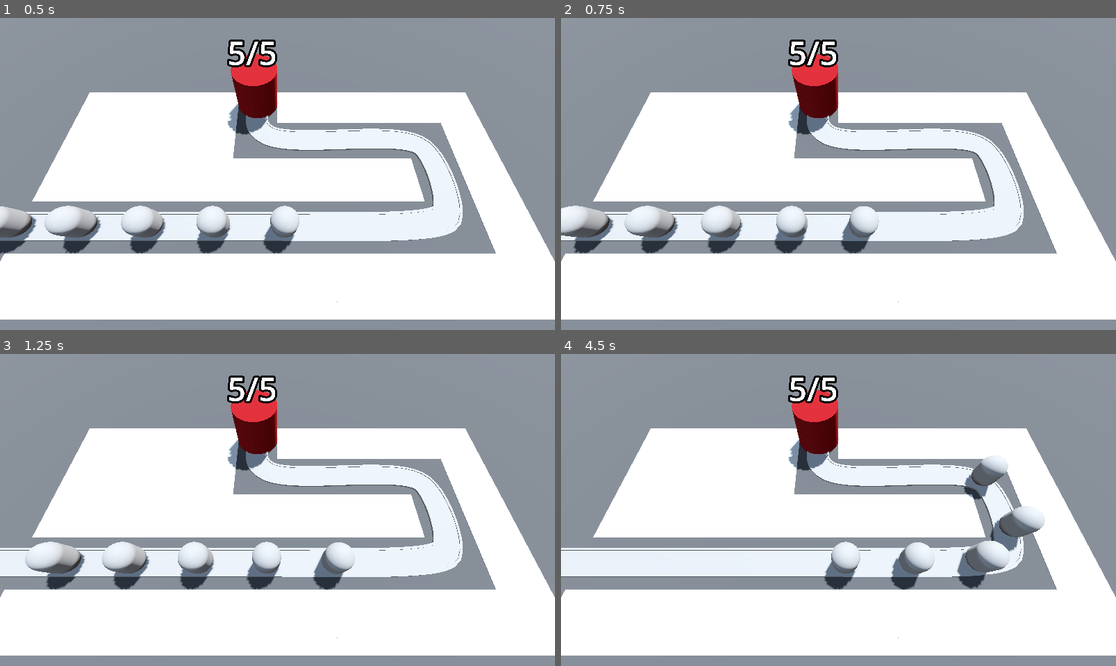
Above: before the commit, frames 1-4 (two rows, left to right).
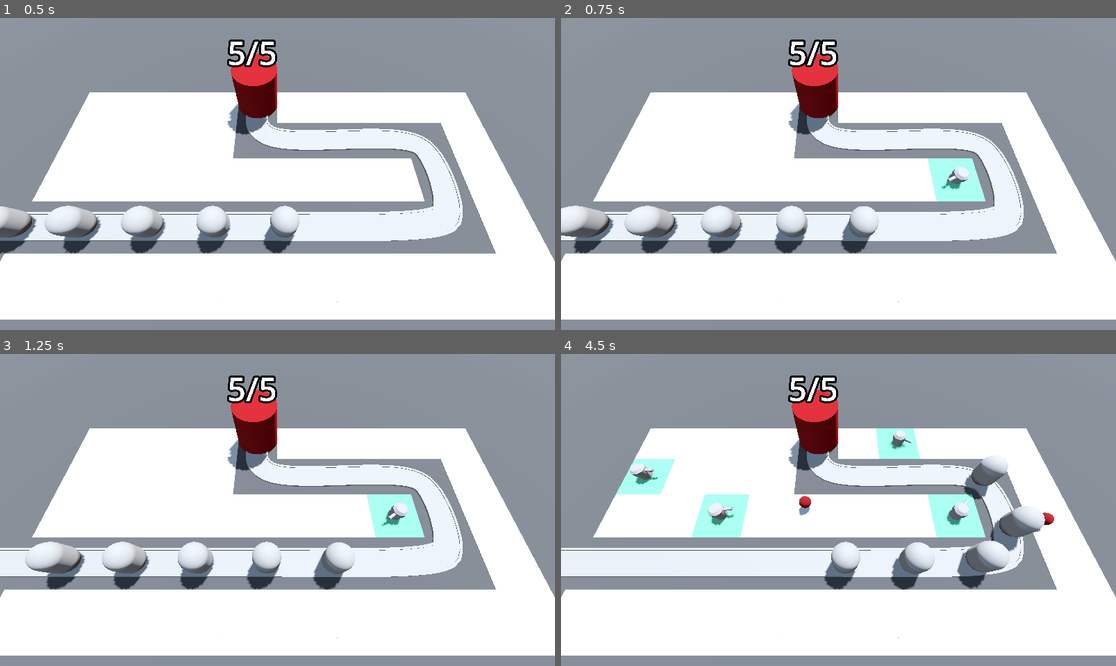
Above: after the commit, the same moments.

Repository: brianlove/Udemy-Godot-Barbarian-Blaster
Game: Godot game, scene res://BaseLevel.tscn
The game is run twice, just before and just after one commit, with the same random seed, the same clock (stepped at 60 frames per second) and the same inputs.
Inputs (mouse positions are in pixels of both pictures, inside the frame that each line leads up to):
- Up to frame 1 (0.5 s): no input
- Up to frame 2 (0.75 s): move the mouse to (960, 158) at 0.52 s; press the mouse at (960, 158) at 0.53 s
- Up to frame 3 (1.25 s): no input
- Up to frame 4 (4.5 s): move the mouse to (727, 525) at 1.27 s; release the mouse at (727, 525) at 1.28 s; click (727, 525) at 1.35 s; move the mouse to (894, 441) at 2.02 s; press the mouse at (894, 441) at 2.03 s; move the mouse to (810, 572) at 2.77 s; release the mouse at (810, 572) at 2.78 s; click (810, 572) at 2.85 s; move the mouse to (1005, 556) at 3.52 s; press the mouse at (1005, 556) at 3.53 s; move the mouse to (672, 463) at 4.27 s; release the mouse at (672, 463) at 4.28 s; click (672, 463) at 4.35 s

Frame 1 is identical in both runs. In frame 2, 1.1% of the frame differs, in the area x 66-77%, y 44-59%; in frame 3, 1.1%; in frame 4, 3.9%, in the area x 9-89%, y 23-59%.

Commit message:
Add user input, towers, and projectiles
Through lesson 49

Diff:
--- a/BaseLevel.tscn
+++ b/BaseLevel.tscn
@@ -1,8 +1,11 @@
-[gd_scene load_steps=9 format=3 uid="uid://cuoihqtto6s0k"]
+[gd_scene load_steps=12 format=3 uid="uid://cuoihqtto6s0k"]
 
 [ext_resource type="MeshLibrary" uid="uid://pbwdfbiwo5i5" path="res://MeshLibraries/SpaceLibrary.tres" id="1_cygfn"]
+[ext_resource type="PackedScene" uid="uid://bkmg6ht0bsifv" path="res://RayPickerCamera.tscn" id="1_wvcea"]
 [ext_resource type="PackedScene" uid="uid://cqr2sy0fxadp2" path="res://Enemy/Enemy.tscn" id="2_qvx01"]
 [ext_resource type="PackedScene" uid="uid://bfnxrwwcjrghy" path="res://Base/Base.tscn" id="3_0mcqb"]
+[ext_resource type="Script" path="res://TurretManager.gd" id="5_woex6"]
+[ext_resource type="PackedScene" uid="uid://drcg1qstcdjgw" path="res://Turret/Turret.tscn" id="6_ppeee"]
 
 [sub_resource type="ProceduralSkyMaterial" id="ProceduralSkyMaterial_e6q3r"]
 sky_horizon_color = Color(0.64625, 0.65575, 0.67075, 1)
@@ -36,13 +39,14 @@
 [node name="WorldEnvironment" type="WorldEnvironment" parent="."]
 environment = SubResource("Environment_wrh44")
 
-[node name="CSGBox3D" type="CSGBox3D" parent="."]
+[node name="Floor" type="CSGBox3D" parent="."]
 transform = Transform3D(1, 0, 0, 0, 1, 0, 0, 0, 1, 0, -1, 0)
 size = Vector3(100, 2, 100)
 material = SubResource("StandardMaterial3D_tqpdq")
 
-[node name="Camera3D" type="Camera3D" parent="."]
-transform = Transform3D(1, 0, 0, 0, 0.422618, 0.906308, 0, -0.906308, 0.422618, 0, 16, 9)
+[node name="RayPickerCamera" parent="." node_paths=PackedStringArray("gridmap", "turret_manager") instance=ExtResource("1_wvcea")]
+gridmap = NodePath("../GridMap")
+turret_manager = NodePath("../TurretManager")
 
 [node name="GridMap" type="GridMap" parent="."]
 mesh_library = ExtResource("1_cygfn")
@@ -52,10 +56,10 @@
 "cells": PackedInt32Array(65535, 2, 655360, 0, 2, 655360, 1, 2, 655360, 2, 2, 655360, 3, 2, 655360, 4, 2, 655360, 4, 1, …(510 unchanged characters)…
 }
 
-[node name="Path3D" type="Path3D" parent="."]
+[node name="EnemyPath" type="Path3D" parent="."]
 curve = SubResource("Curve3D_5rtbn")
 
-[node name="Road" type="CSGPolygon3D" parent="Path3D"]
+[node name="Road" type="CSGPolygon3D" parent="EnemyPath"]
 polygon = PackedVector2Array(-1, 0, -1, 0.1, 1, 0.1, 1, 0)
 mode = 2
 path_node = NodePath("..")
@@ -68,7 +72,7 @@
 path_u_distance = 1.0
 path_joined = false
 
-[node name="LeftEdge" type="CSGPolygon3D" parent="Path3D"]
+[node name="LeftEdge" type="CSGPolygon3D" parent="EnemyPath"]
 polygon = PackedVector2Array(-1.1, 0, -1.1, 0.15, -0.9, 0.15, -0.9, 0)
 mode = 2
 path_node = NodePath("..")
@@ -81,7 +85,7 @@
 path_u_distance = 1.0
 path_joined = false
 
-[node name="RightEdge" type="CSGPolygon3D" parent="Path3D"]
+[node name="RightEdge" type="CSGPolygon3D" parent="EnemyPath"]
 polygon = PackedVector2Array(0.9, 0, 0.9, 0.15, 1.1, 0.15, 1.1, 0)
 mode = 2
 path_node = NodePath("..")
@@ -94,24 +98,29 @@
 path_u_distance = 1.0
 path_joined = false
 
-[node name="Enemy" parent="Path3D" instance=ExtResource("2_qvx01")]
+[node name="Enemy" parent="EnemyPath" instance=ExtResource("2_qvx01")]
 transform = Transform3D(-4.3711e-08, 0, -0.999991, 0, 1, 0, 0.999991, 0, -4.3711e-08, -22, 0, 6)
 
-[node name="Enemy2" parent="Path3D" instance=ExtResource("2_qvx01")]
+[node name="Enemy2" parent="EnemyPath" instance=ExtResource("2_qvx01")]
 transform = Transform3D(-4.3711e-08, 0, -0.999991, 0, 1, 0, 0.999991, 0, -4.3711e-08, -17, 0, 6)
 progress = 5.0
 
-[node name="Enemy3" parent="Path3D" instance=ExtResource("2_qvx01")]
+[node name="Enemy3" parent="EnemyPath" instance=ExtResource("2_qvx01")]
 transform = Transform3D(-4.3711e-08, 0, -0.999991, 0, 1, 0, 0.999991, 0, -4.3711e-08, -12, 0, 6)
 progress = 10.0
 
-[node name="Enemy4" parent="Path3D" instance=ExtResource("2_qvx01")]
+[node name="Enemy4" parent="EnemyPath" instance=ExtResource("2_qvx01")]
 transform = Transform3D(-4.3711e-08, 0, -0.999991, 0, 1, 0, 0.999991, 0, -4.3711e-08, -6.99997, 0, 6)
 progress = 15.0
 
-[node name="Enemy5" parent="Path3D" instance=ExtResource("2_qvx01")]
+[node name="Enemy5" parent="EnemyPath" instance=ExtResource("2_qvx01")]
 transform = Transform3D(-4.3711e-08, 0, -0.999991, 0, 1, 0, 0.999991, 0, -4.3711e-08, -1.99955, 0, 6)
 progress = 20.0
 
 [node name="Base" parent="." instance=ExtResource("3_0mcqb")]
 transform = Transform3D(1, 0, 0, 0, 1, 0, 0, 0, 1, -2, 0, -6.5)
+
+[node name="TurretManager" type="Node3D" parent="." node_paths=PackedStringArray("enemy_path")]
+script = ExtResource("5_woex6")
+enemy_path = NodePath("../EnemyPath")
+turret = ExtResource("6_ppeee")
--- /dev/null
+++ b/RayPickerCamera.gd
@@ -0,0 +1,26 @@
+extends Camera3D
+
+@export var gridmap: GridMap
+@export var turret_manager: Node3D
+
+@onready var ray_cast_3d: RayCast3D = $RayCast3D
+
+# Called every frame. 'delta' is the elapsed time since the previous frame.
+func _process(delta: float) -> void:
+	var mouse_position: Vector2 = get_viewport().get_mouse_position()
+	#print(mouse_position)
+	ray_cast_3d.target_position = project_local_ray_normal(mouse_position) * 100.0
+	ray_cast_3d.force_raycast_update()
+
+	if ray_cast_3d.is_colliding():
+		Input.set_default_cursor_shape(Input.CURSOR_POINTING_HAND)
+		var collider = ray_cast_3d.get_collider()
+		if collider is GridMap:
+			if Input.is_action_pressed("click"):
+				var collision_point = ray_cast_3d.get_collision_point()
+				var cell = gridmap.local_to_map(collision_point)
+				if gridmap.get_cell_item(cell) == 0:
+					gridmap.set_cell_item(cell, 1)
+					turret_manager.build_turret(gridmap.map_to_local(cell))
+	else:
+		Input.set_default_cursor_shape(Input.CURSOR_ARROW)
--- /dev/null
+++ b/RayPickerCamera.tscn
@@ -0,0 +1,10 @@
+[gd_scene load_steps=2 format=3 uid="uid://bkmg6ht0bsifv"]
+
+[ext_resource type="Script" path="res://RayPickerCamera.gd" id="1_tytxy"]
+
+[node name="RayPickerCamera" type="Camera3D"]
+transform = Transform3D(1, 0, 0, 0, 0.422618, 0.906308, 0, -0.906308, 0.422618, 0, 16, 9)
+script = ExtResource("1_tytxy")
+
+[node name="RayCast3D" type="RayCast3D" parent="."]
+target_position = Vector3(0, 0, -2)
--- /dev/null
+++ b/Turret/Projectile.gd
@@ -0,0 +1,12 @@
+extends Area3D
+
+@export var speed := 30.0
+
+var direction := Vector3.FORWARD
+
+func _physics_process(delta: float) -> void:
+	position += direction * speed * delta
+
+
+func _on_timer_timeout() -> void:
+	queue_free()
--- /dev/null
+++ b/Turret/Projectile.tscn
@@ -0,0 +1,28 @@
+[gd_scene load_steps=5 format=3 uid="uid://elxg1cxt605g"]
+
+[ext_resource type="Script" path="res://Turret/Projectile.gd" id="1_26218"]
+
+[sub_resource type="StandardMaterial3D" id="StandardMaterial3D_5nior"]
+albedo_color = Color(0.454902, 0, 0.0392157, 1)
+
+[sub_resource type="SphereMesh" id="SphereMesh_1ydog"]
+material = SubResource("StandardMaterial3D_5nior")
+
+[sub_resource type="SphereShape3D" id="SphereShape3D_1a2r6"]
+
+[node name="Projectile" type="Area3D"]
+top_level = true
+script = ExtResource("1_26218")
+
+[node name="MeshInstance3D" type="MeshInstance3D" parent="."]
+mesh = SubResource("SphereMesh_1ydog")
+
+[node name="CollisionShape3D" type="CollisionShape3D" parent="."]
+shape = SubResource("SphereShape3D_1a2r6")
+
+[node name="DespawnTimer" type="Timer" parent="."]
+wait_time = 2.0
+one_shot = true
+autostart = true
+
+[connection signal="timeout" from="DespawnTimer" to="." method="_on_timer_timeout"]
--- /dev/null
+++ b/Turret/Turret.gd
@@ -0,0 +1,16 @@
+extends Node3D
+
+var enemy_path: Path3D
+@export var projectile: PackedScene
+
+@onready var barrel: MeshInstance3D = $TurretBase/TurretTop/Barrel
+
+func _physics_process(delta: float) -> void:
+	var enemy = enemy_path.get_children().back()
+	look_at(enemy.global_position, Vector3.UP, true)
+
+func _on_timer_timeout() -> void:
+	var shot = projectile.instantiate()
+	add_child(shot)
+	shot.direction = global_transform.basis.z
+	shot.global_position = barrel.global_position
--- /dev/null
+++ b/Turret/Turret.tscn
@@ -0,0 +1,48 @@
+[gd_scene load_steps=7 format=3 uid="uid://drcg1qstcdjgw"]
+
+[ext_resource type="PackedScene" uid="uid://elxg1cxt605g" path="res://Turret/Projectile.tscn" id="1_pgatw"]
+[ext_resource type="Script" path="res://Turret/Turret.gd" id="1_xr6sh"]
+
+[sub_resource type="CylinderMesh" id="CylinderMesh_w1bch"]
+height = 1.0
+
+[sub_resource type="CylinderMesh" id="CylinderMesh_peatd"]
+top_radius = 0.6
+bottom_radius = 0.6
+height = 0.4
+
+[sub_resource type="CylinderMesh" id="CylinderMesh_m2avk"]
+top_radius = 0.125
+bottom_radius = 0.125
+height = 1.0
+
+[sub_resource type="CylinderMesh" id="CylinderMesh_7mhr1"]
+top_radius = 0.4
+bottom_radius = 0.6
+height = 0.2
+
+[node name="Turret" type="Node3D"]
+script = ExtResource("1_xr6sh")
+projectile = ExtResource("1_pgatw")
+
+[node name="TurretBase" type="MeshInstance3D" parent="."]
+transform = Transform3D(1, 0, 0, 0, 1, 0, 0, 0, 1, 0, 0.5, 0)
+mesh = SubResource("CylinderMesh_w1bch")
+
+[node name="TurretTop" type="MeshInstance3D" parent="TurretBase"]
+transform = Transform3D(1, 0, 0, 0, 1, 0, 0, 0, 1, 0, 0.4, 0)
+mesh = SubResource("CylinderMesh_peatd")
+skeleton = NodePath("../..")
+
+[node name="Barrel" type="MeshInstance3D" parent="TurretBase/TurretTop"]
+transform = Transform3D(1.91069e-15, 4.37114e-08, 1, 1, -4.37114e-08, 0, 4.37114e-08, 1, -4.37114e-08, 0, 0, 0.75)
+mesh = SubResource("CylinderMesh_m2avk")
+
+[node name="TurretRoof" type="MeshInstance3D" parent="TurretBase/TurretTop"]
+transform = Transform3D(1, 0, 0, 0, 1, 0, 0, 0, 1, 0, 0.3, 0)
+mesh = SubResource("CylinderMesh_7mhr1")
+
+[node name="Timer" type="Timer" parent="."]
+autostart = true
+
+[connection signal="timeout" from="Timer" to="." method="_on_timer_timeout"]
--- /dev/null
+++ b/TurretManager.gd
@@ -0,0 +1,10 @@
+extends Node3D
+
+@export var enemy_path: Path3D
+@export var turret: PackedScene
+
+func build_turret(position: Vector3) -> void:
+	var new_turret = turret.instantiate()
+	add_child(new_turret)
+	new_turret.global_position = position
+	new_turret.enemy_path = enemy_path
--- a/project.godot
+++ b/project.godot
@@ -14,3 +14,11 @@
 run/main_scene="res://BaseLevel.tscn"
 config/features=PackedStringArray("4.2", "Forward Plus")
 config/icon="res://icon.svg"
+
+[input]
+
+click={
+"deadzone": 0.5,
+"events": [Object(InputEventMouseButton,"resource_local_to_scene":false,"resource_name":"","device":-1,"window_id":0,"alt_pressed":false,"shift_pressed":false,"ctrl_pressed":false,"meta_pressed":false,"button_mask":1,"position":Vector2(181, 12),"global_position":Vector2(185, 53),"factor":1.0,"button_index":1,"canceled":false,"pressed":true,"double_click":false,"script":null)
+]
+}
Not shown: 4 places in MeshLibraries/SpaceLibrary.tres that only renumber resources
